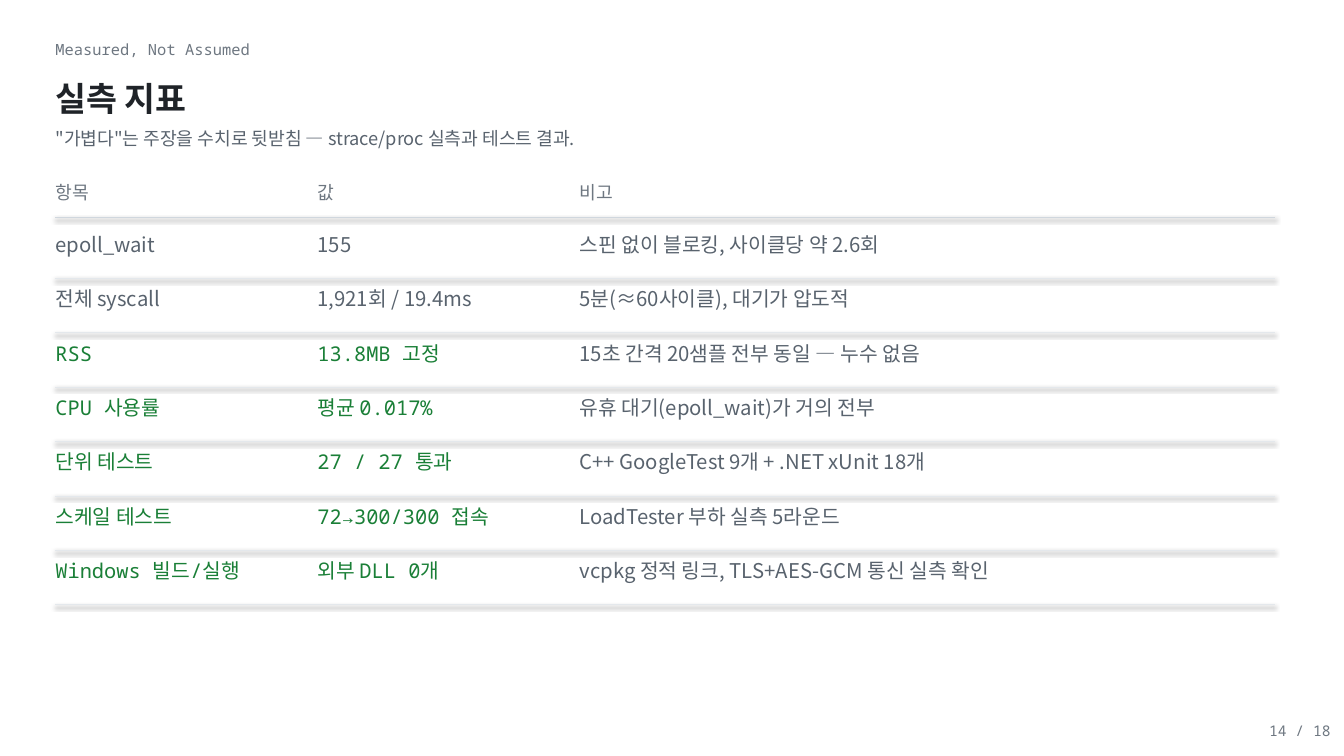
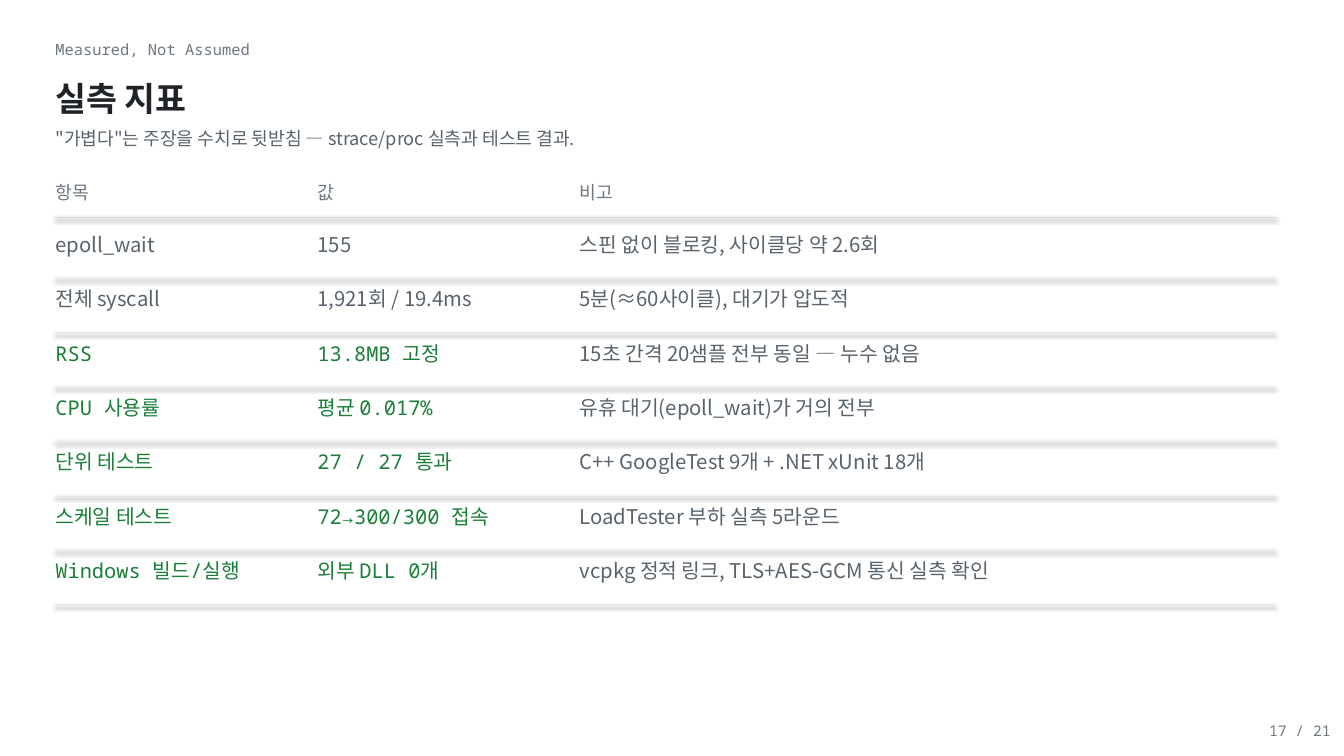
Before and after one commit to shkim4548/APM, a slide deck: slide 17 of Docs/portfolio_apm_light.pptx (slide 14 before the commit). Drawn at 1344x756 pixels with LibreOffice and Linux fonts; fonts in the diff are those of the drawing. Boxes give left, top, right and bottom in pixels: in the first picture for what was removed or moved away, otherwise in the second. Text is boxed around its words. In the diff, an @@ line names an element or a change of style, - is before the commit and + after.

```diff
--- a/Docs/portfolio_apm_light.pptx
+++ b/Docs/portfolio_apm_light.pptx
@@ text at [1269,725,1331,736]: text changed @@
-14 / 18
+17 / 21
```
Also in this commit, not shown: 17 other slides changed, 3 slides added, 3 other files.
